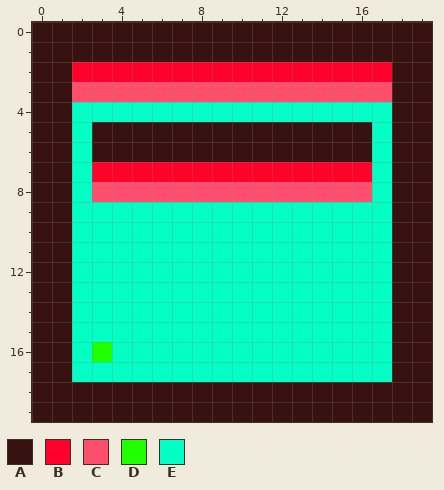
Pixel-art sprite, stored at res/rooms/room1.png. The first picture shows the starting point.
The file is 20x20 pixels. Colours within 5 levels of each other are drawn and written as one.
Palette (. is transparent): A #371211  B #ff022c  C #ff4f6c  D #20ff02  E #02ffc4
Pixels before, first column x 0:
 0 AAAAAAAAAAAAAAAAAAAA
 1 AAAAAAAAAAAAAAAAAAAA
 2 AABBBBBBBBBBBBBBBBAA
 3 AACCCCCCCCCCCCCCCCAA
 4 AAEEEEEEEEEEEEEEEEAA
 5 AAEAAAAAAAAAAAAAAEAA
 6 AAEAAAAAAAAAAAAAAEAA
 7 AAEBBBBBBBBBBBBBBEAA
 8 AAECCCCCCCCCCCCCCEAA
 9 AAEEEEEEEEEEEEEEEEAA
10 AAEEEEEEEEEEEEEEEEAA
11 AAEEEEEEEEEEEEEEEEAA
12 AAEEEEEEEEEEEEEEEEAA
13 AAEEEEEEEEEEEEEEEEAA
14 AAEEEEEEEEEEEEEEEEAA
15 AAEEEEEEEEEEEEEEEEAA
16 AAEDEEEEEEEEEEEEEEAA
17 AAEEEEEEEEEEEEEEEEAA
18 AAAAAAAAAAAAAAAAAAAA
19 AAAAAAAAAAAAAAAAAAAA
The same view after the edit:
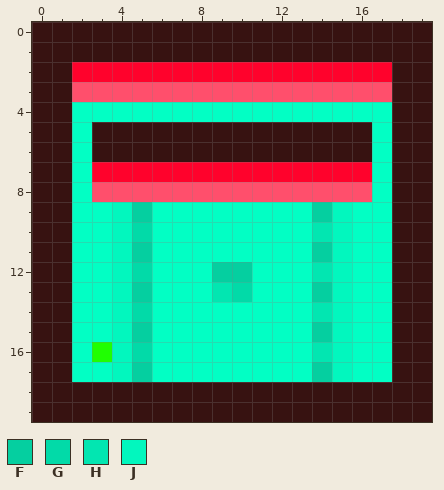
Colours new in this view: F #05cfa0  G #02daa8  H #02e6b1  J #02f7be
What changed:
y 9: x 4..5 EE -> JF; x 14..15 EE -> FJ
y 10: x 4..5 EE -> JG; x 14..15 EE -> HJ
y 11: x 4..5 EE -> JF; x 14..15 EE -> FJ
y 12: x 4..5 EE -> JG; x 9..10 EE -> FF; x 14..15 EE -> HJ
y 13: x 4..5 EE -> JF; x 9..10 EE -> HG; x 14..15 EE -> FJ
y 14: x 4..5 EE -> JG; x 14..15 EE -> HJ
y 15: x 4..5 EE -> JF; x 14..15 EE -> FJ
y 16: x 4..5 EE -> JG; x 14..15 EE -> HJ
y 17: x 4..5 EE -> JF; x 14..15 EE -> FJ
Changed places in both pictures, as pixel boxes (x1, y1, x2, y2):
changed: (112, 202, 152, 382)
changed: (212, 202, 352, 382)
